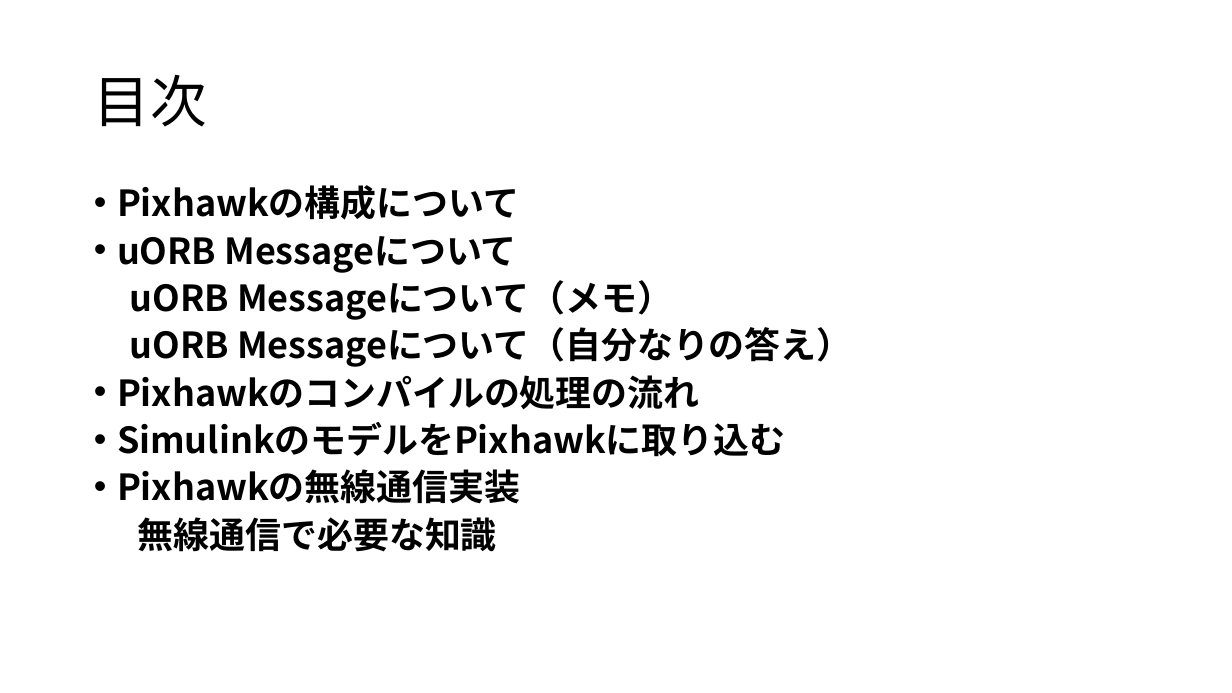
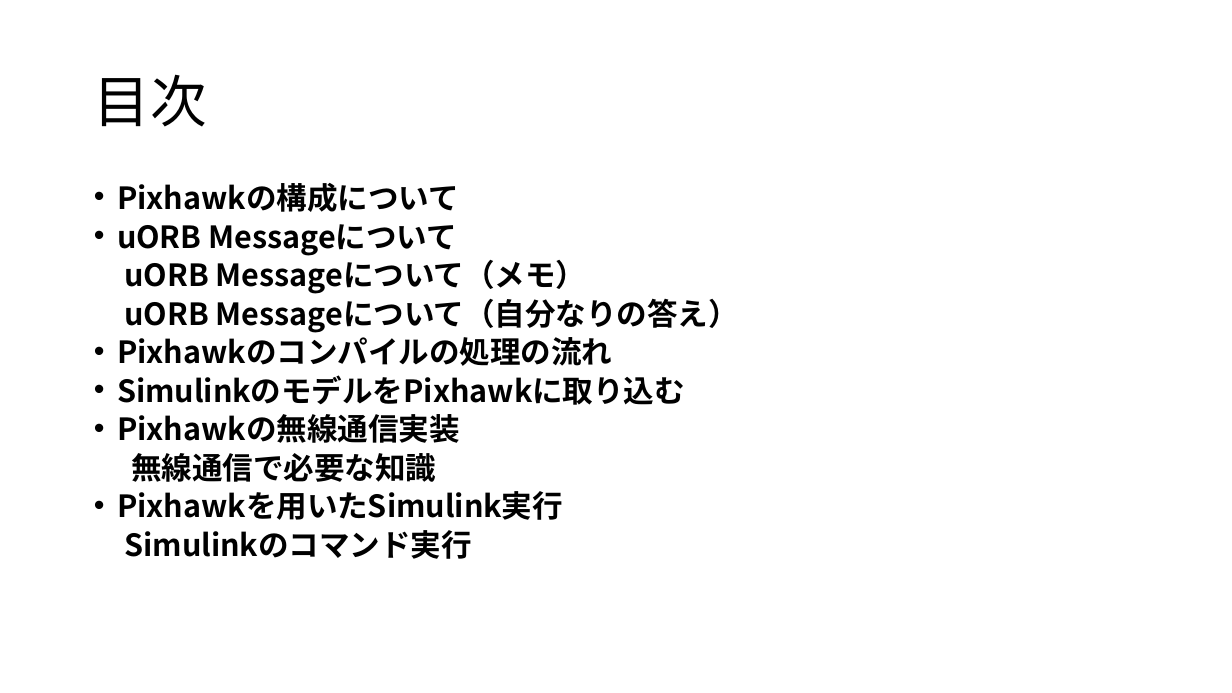
Before and after one commit to yamada4649/tibakoudai_2023, a slide deck: slide 3 of 週報/Pixhawkの知識深堀集.pptx. Drawn at 1232x693 pixels with LibreOffice and Linux fonts; fonts in the diff are those of the drawing. Boxes give left, top, right and bottom in pixels: in the first picture for what was removed or moved away, otherwise in the second. Text is boxed around its words. In the diff, an @@ line names an element or a change of style, - is before the commit and + after.

Commit message:
新たにファイル追加

```diff
--- a/週報/Pixhawkの知識深堀集.pptx
+++ b/週報/Pixhawkの知識深堀集.pptx
@@ text at box(117, 183, 739, 482): size 28 to 23.8 pt in "Pixhawkの構成について", "uORB Messageについて", "uORB Messageについて（メモ）", "uORB Messageについて（自分なりの答え）" and 4 more places; line spacing 0.8 to 0.7 @@
@@ text at box(117, 491, 563, 559): paragraphs added @@
+• Pixhawkを用いたSimulink実行
+Simulinkのコマンド実行
```
Also in this commit, not shown: 1 other slide changed, 2 slides added, 39 other files.
